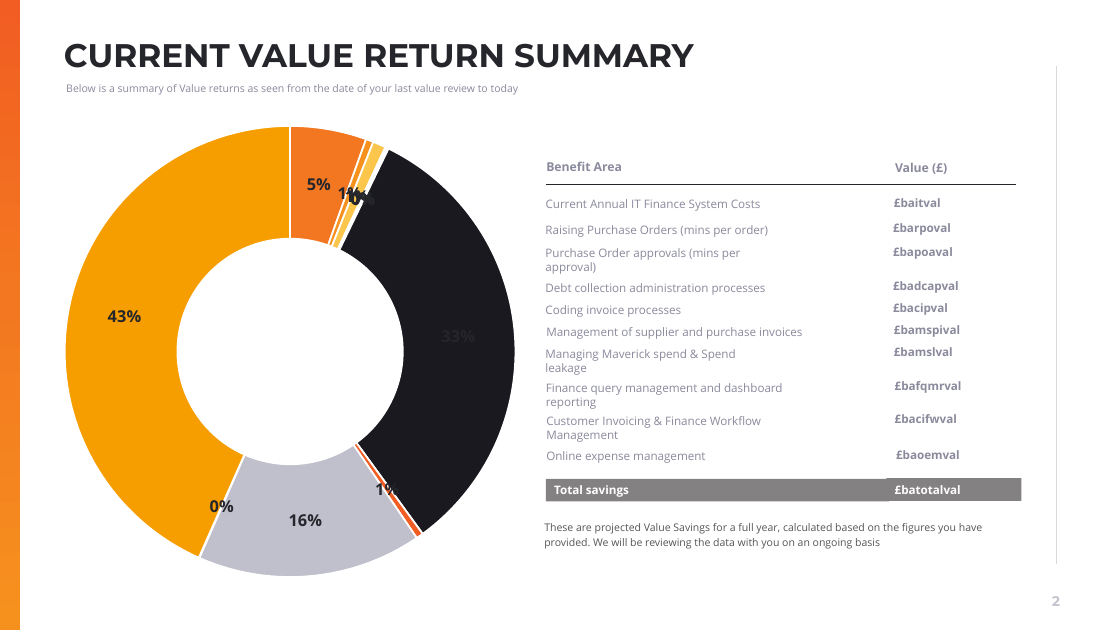
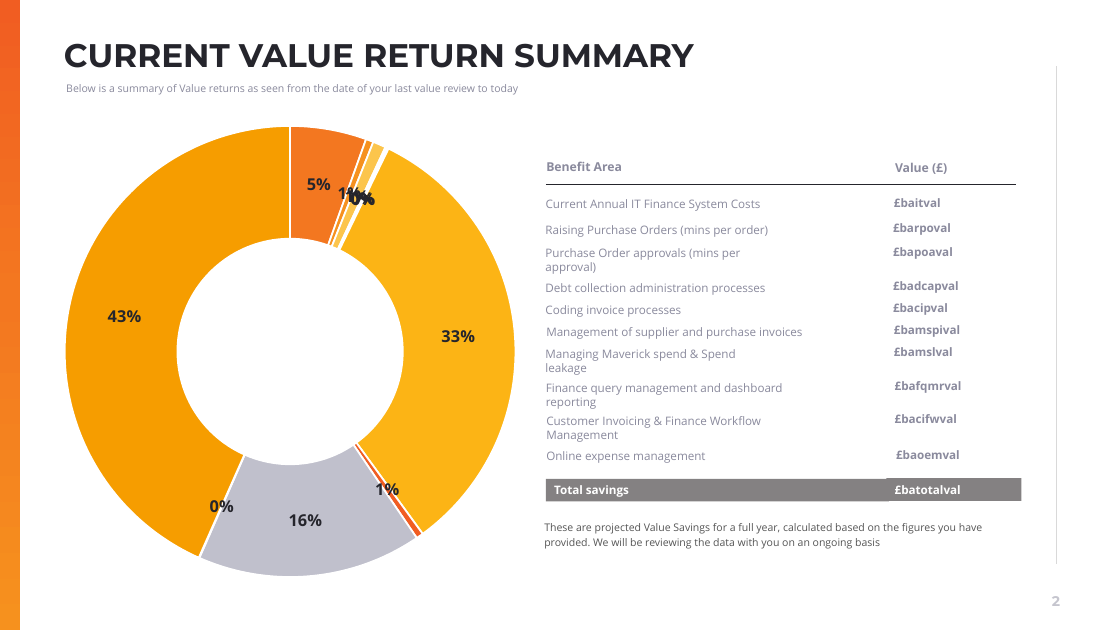
Before and after one commit to muratozdemirpiblo/ppt-api, a slide deck: slide 2 of questionare.pptx. Drawn at 1120x630 pixels with LibreOffice and Linux fonts; fonts in the diff are those of the drawing; background and template pictures are left out. Boxes give left, top, right and bottom in pixels: in the first picture for what was removed or moved away, otherwise in the second. Text is boxed around its words. In the diff, an @@ line names an element or a change of style, - is before the commit and + after.

```diff
--- a/questionare.pptx
+++ b/questionare.pptx
@@ doughnut chart at [64, 88, 524, 597] @@
@@ colours of single points changed @@
```
Also in this commit, not shown: 1 other file.
